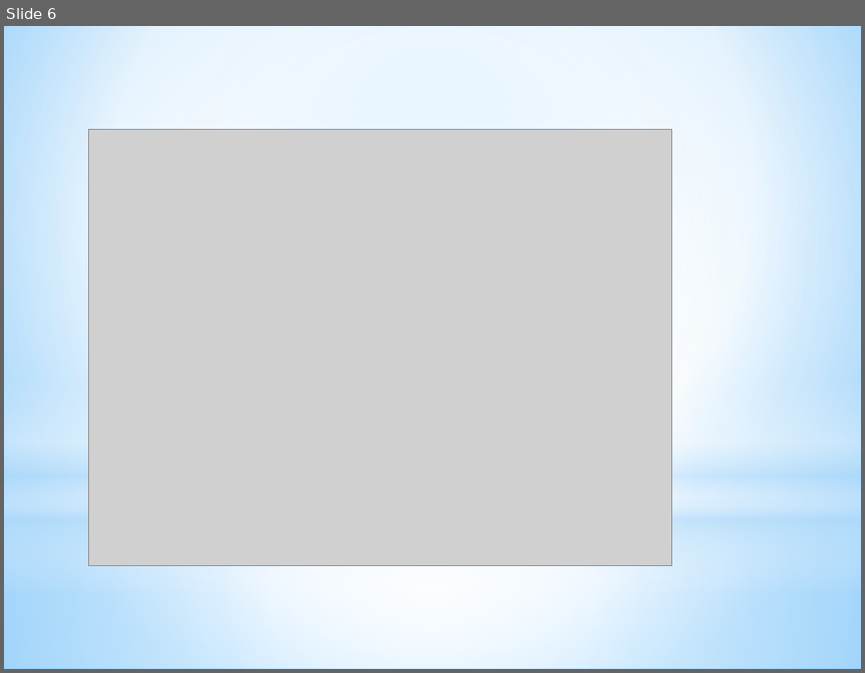
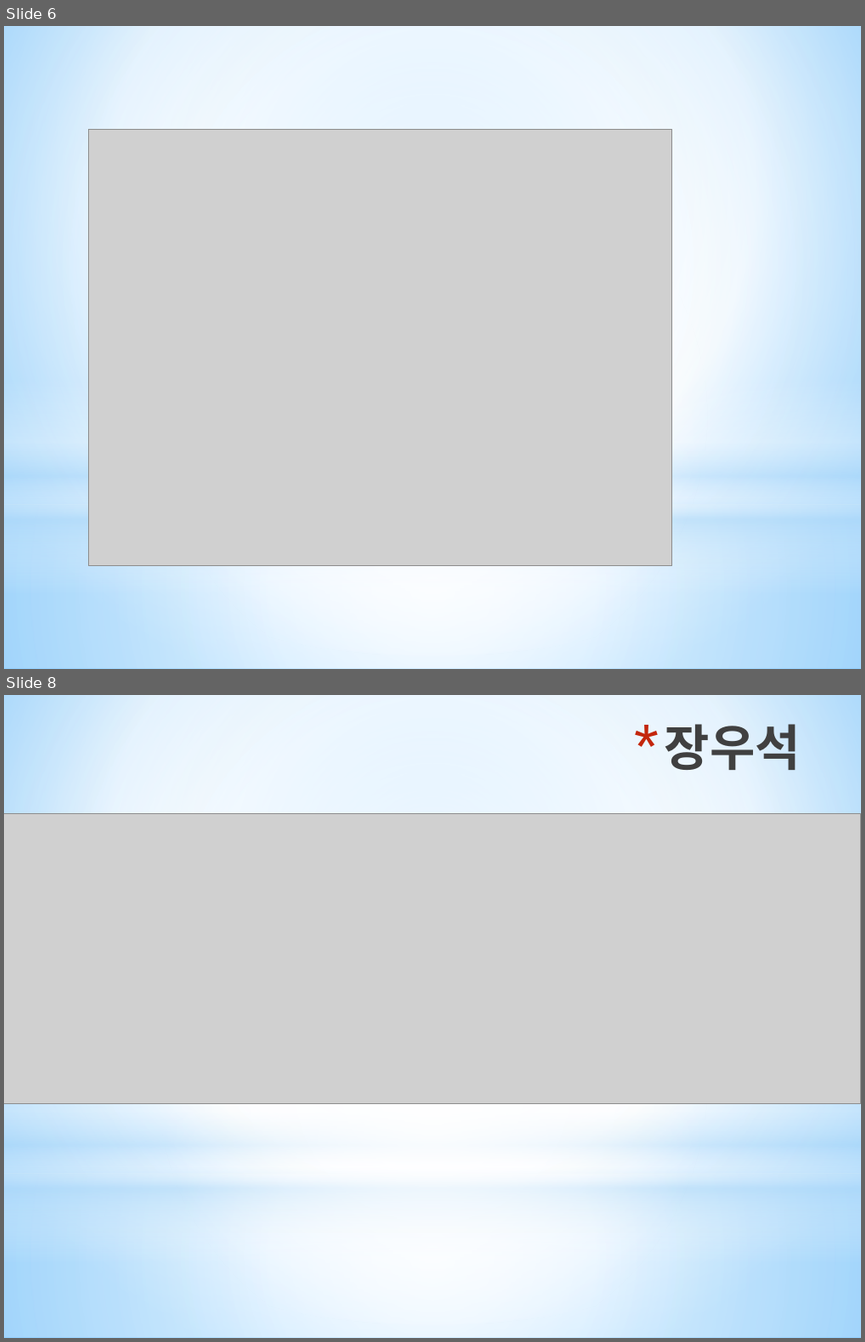
Before and after one commit to tmp2147483647/SW-Proj-4, a slide deck: assignment3_4조 ppt.pptx. Shown one above the other, each under a label of ours: slide 6 before the commit, slides 6 and 8 after it; the slides between them are not shown. The pictures are 865x673 and 865x1342 pixels, drawn with LibreOffice and Linux fonts; fonts in the diff are those of the drawing; grey boxes stand for pictures. Boxes give left, top, right and bottom in pixels: in the first picture for what was removed or moved away, otherwise in the second. Text is boxed around its words. In the diff, an @@ line names an element or a change of style, - is before the commit and + after.

Commit message:
final ppt

```diff
--- a/assignment3_4조 ppt.pptx
+++ b/assignment3_4조 ppt.pptx
@@ slide 8 added at [4, 695, 861, 1338], background gradient #9ED5FF to #FFFFFF to #5BB9FF; not listed: 4 template elements that a slide beside it also shows @@
@@ title added at [664, 724, 800, 770], 41.4 pt, text gradient #000000 to #404040 to #212745, bold @@
+* 장우석
@@ picture added at [4, 814, 861, 1104] @@
```
Also in this commit, not shown: 2 other slides added.
